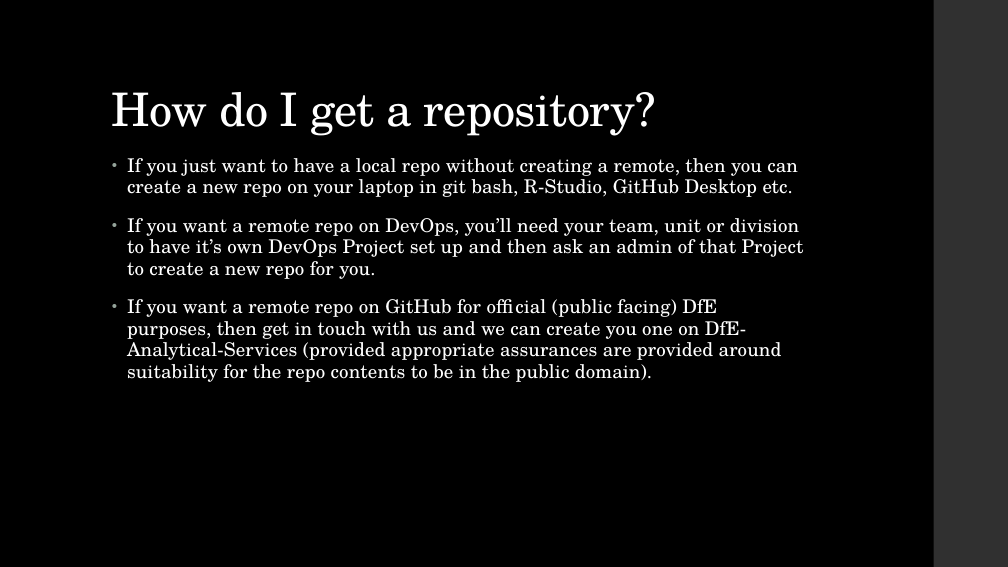
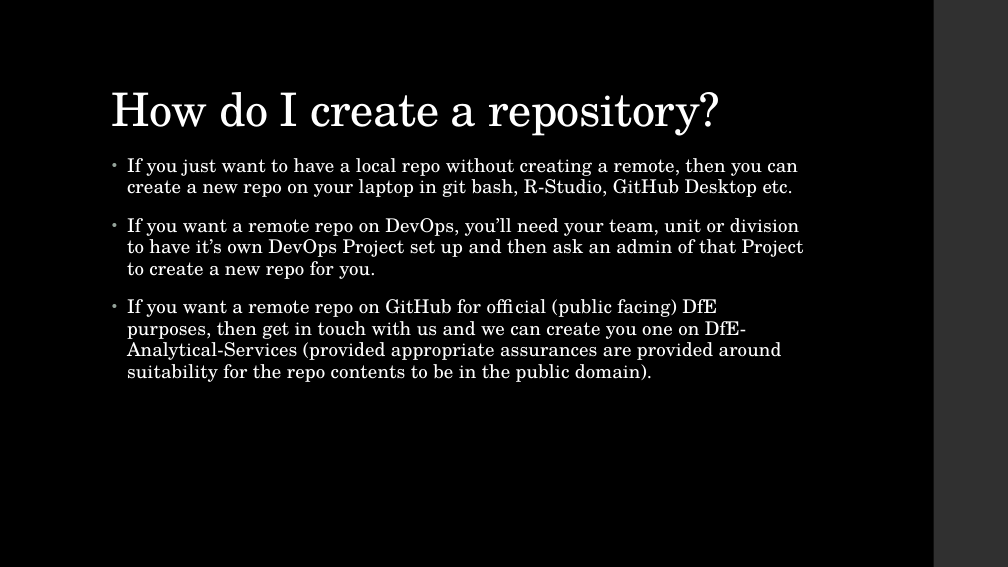
Before and after one commit to dfe-analytical-services/techskills_workshops, a slide deck: slide 27 of slides/workshopslides_quick-git.pptx (slide 21 before the commit). Drawn at 1008x567 pixels with LibreOffice and Linux fonts; fonts in the diff are those of the drawing. Boxes give left, top, right and bottom in pixels: in the first picture for what was removed or moved away, otherwise in the second. Text is boxed around its words. In the diff, an @@ line names an element or a change of style, - is before the commit and + after.

```diff
--- a/slides/workshopslides_quick-git.pptx
+++ b/slides/workshopslides_quick-git.pptx
@@ title at [112,92,720,136]: text changed @@
-How do I get a repository?
+How do I create a repository?
```
Also in this commit, not shown: 10 other slides changed, 6 slides added.
